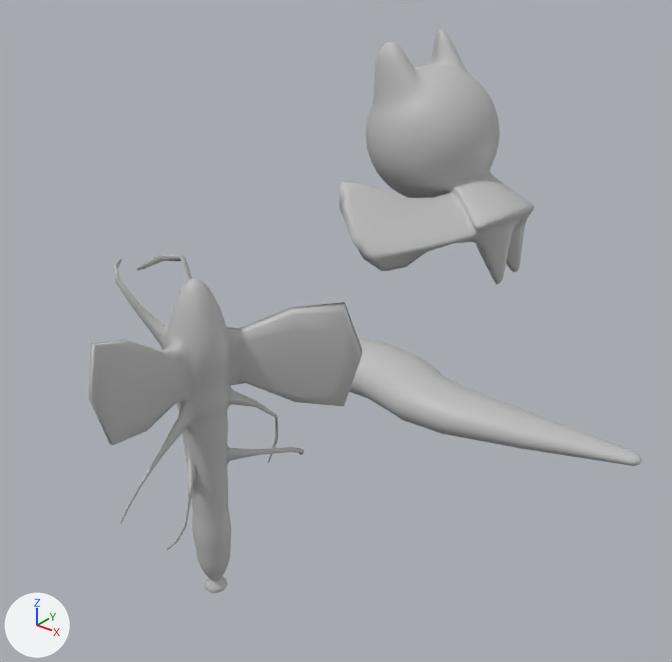
Before and after pictures for a commit that changed the FBX model VR/Assets/Models/Creatures.fbx.
Both versions are drawn from a 50 mm camera at (0.0951, -0.1491, 0.0932) aimed at (0.0195, -0.0546, 0.0346). The lights are fixed; the arrows at lower left show +X, +Y and +Z. Where no turn or scale is listed for an object, it has been applied to the vertices.

Objects in the first picture: 'Bat', 'Dragonfly', 'Snake'.
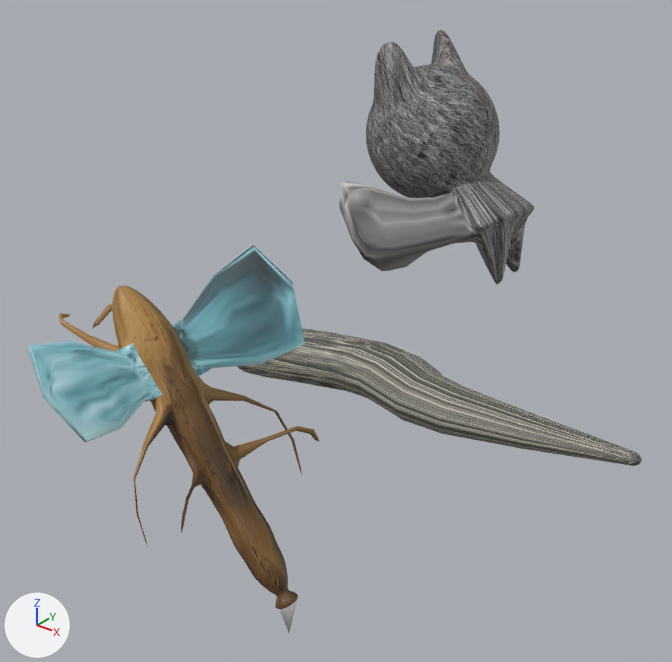
Diff of the bpy script that builds the scene:
```diff
--- a/VR/Assets/Models/Creatures.fbx.py
+++ b/VR/Assets/Models/Creatures.fbx.py
@@ mat_phong6 @@
+mat_phong6 = principled_material('phong6')
+mat_phong6.texture = img_dragonfly_wing_texture_jpg
+mat_phong6.roughness = 0.553
@@ mat_phong7 @@
+mat_phong7 = principled_material('phong7')
+mat_phong7.texture = img_dragonfly_texture_jpg
+mat_phong7.roughness = 0.553
@@ mat_phong2 @@
+mat_phong2 = principled_material('phong2')
+mat_phong2.texture = img_bat_fur_texture_jpg
+mat_phong2.roughness = 0.553
@@ me_mesh_002 @@
 # used by ob_dragonfly; location = (0.0272, -0.088, 0.0344); rotation_euler = (1.571, 0.0, 0.0), in degrees (90, 0, 0); scale = (0.01, 0.0534, 0.01)
-me_mesh_002.from_pydata(...)  # 1882 vertices, 1880 faces; spans x -1.03..1.35, y -0.38..0.41, z -1.29..1.46
+me_mesh_002.from_pydata(...)  # 1882 vertices, 1880 faces; spans x -1.03..1.35, y -0.44..0.41, z -1.29..1.46
+# me_mesh_002 part 2: 1764 of the faces centred in x -0.99..0.54, y -0.37..0.41, z -1.27..1.08 switch from mat_lambert1 (grey #bcbcbc) to mat_phong7 (picture img_dragonfly_texture_jpg)
+# me_mesh_002 part 3: 48 of the faces centred in x -0.13..0.13, y 0.13..0.34, z 0.29..1.4 switch from mat_lambert1 (grey #bcbcbc) to mat_phong6 (picture img_dragonfly_wing_texture_jpg)
+# me_mesh_002 part 4: 28 of the faces centred in x 0.0..0.55, y 0.13..0.3, z -0.59..-0.25 switch from mat_lambert1 (grey #bcbcbc) to mat_phong6 (picture img_dragonfly_wing_texture_jpg)
+# me_mesh_002 part 5: 20 of the faces centred in x 0.88..1.27, y 0.11..0.33, z -1.12..-0.8 switch from mat_lambert1 (grey #bcbcbc) to mat_phong6 (picture img_dragonfly_wing_texture_jpg)
+me_mesh_002.materials.append(mat_phong8)  # white #ffffff
@@ me_mesh_001 @@
 me_mesh_001.from_pydata(...)  # 2042 vertices, 2040 faces; spans x -0.0076..0.0572, y -0.0052..0.0108, z -0.0039..0.0039
-me_mesh_001.materials.append(mat_lambert1)  # grey #bcbcbc
+me_mesh_001.materials.append(mat_phong4)  # picture img_snake_texture_jpg
@@ me_mesh @@
 me_mesh.from_pydata(...)  # 2768 vertices, 2766 faces; spans x -0.0176..0.0201, y -0.0241..0.0199, z -0.0239..0.0174
+# me_mesh part 1: 2751 of the faces centred in x -0.0156..0.0201, y -0.0239..0.0197, z -0.0238..0.0173 switch from mat_lambert1 (grey #bcbcbc) to mat_phong2 (picture img_bat_fur_texture_jpg)
+me_mesh.materials.append(mat_phong3)  # picture img_bat_skin_texture_jpg
@@ ob_dragonfly @@
 ob_dragonfly.location = (0.0272, -0.088, 0.0344)
-ob_dragonfly.rotation_euler = (1.571, 0.0, 0.0)  # degrees (90, 0, 0)
+ob_dragonfly.rotation_euler = (1.571, -0.643, 0.0)  # degrees (90, -37, 0)
 ob_dragonfly.scale = (0.01, 0.0534, 0.01)
```

Boxes (x1, y1, x2, y2) around the edits, measured in the pictures (672 x 662 px):
'Dragonfly', recoloured, turned (grey to brown)
    before: (88, 254, 362, 593)
    after: (28, 245, 319, 632)
'Snake', recoloured
    both: (237, 328, 642, 466)
part 1 of me_mesh, recoloured
    both: (339, 30, 534, 285)
part 2 of me_mesh_002, recoloured (grey to brown)
    before: (114, 254, 304, 593)
    after: (59, 286, 319, 609)
part 3 of me_mesh_002, recoloured
    before: (88, 339, 193, 445)
    after: (28, 341, 162, 442)
part 4 of me_mesh_002, recoloured
    before: (226, 308, 295, 402)
    after: (172, 276, 262, 376)
part 5 of me_mesh_002, recoloured
    before: (291, 302, 362, 406)
    after: (214, 245, 305, 364)
